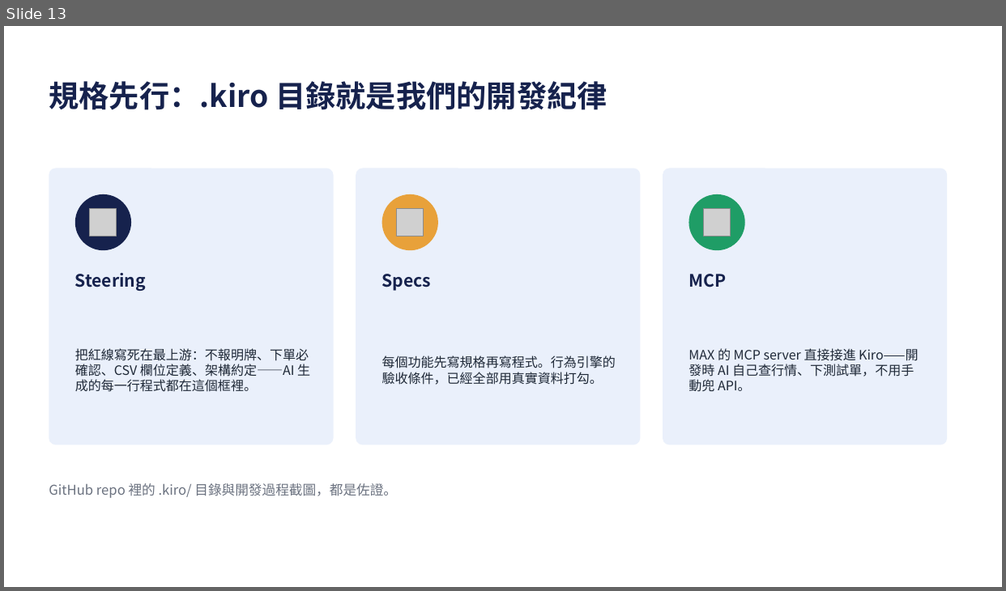
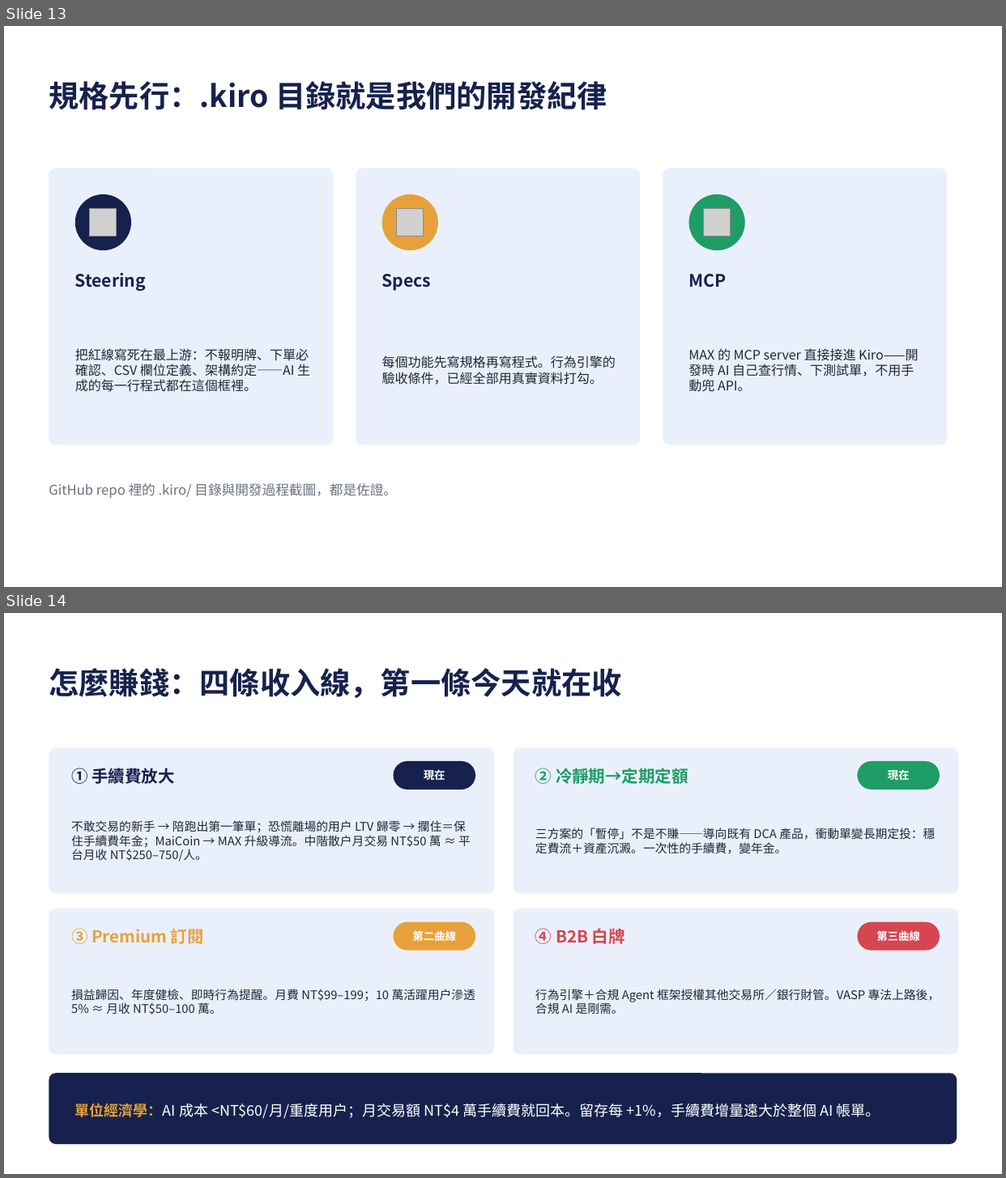
Before and after one commit to giont565/MaiMate, a slide deck: docs/MaiMate_提案簡報.pptx. Shown one above the other, each under a label of ours: slide 13 before the commit, slides 13 and 14 after it. The pictures are 1006x591 and 1006x1178 pixels, drawn with LibreOffice and Linux fonts; fonts in the diff are those of the drawing; grey boxes stand for pictures. Boxes give left, top, right and bottom in pixels: in the first picture for what was removed or moved away, otherwise in the second. Text is boxed around its words. In the diff, an @@ line names an element or a change of style, - is before the commit and + after.

```diff
--- a/docs/MaiMate_提案簡報.pptx
+++ b/docs/MaiMate_提案簡報.pptx
@@ slide 14 added at [4,613,1002,1174], background #FFFFFF @@
@@ text added at [49,668,621,698], 29 pt, text #16224D, bold @@
+怎麼賺錢：四條收入線，第一條今天就在收
@@ rounded rectangle added at [49,747,494,894], fill #EAF0FB @@
@@ rounded rectangle added at [513,747,958,894], fill #EAF0FB @@
@@ text added at [71,768,174,784], 16 pt, text #16224D, bold @@
+① 手續費放大
@@ rounded rectangle added at [394,761,475,790], fill #16224D @@
@@ text added at [424,769,445,780], 10.5 pt, text #FFFFFF, bold @@
+現在
@@ text added at [535,768,688,784], 16 pt, text #1F9D66, bold @@
+② 冷靜期→定期定額
@@ rounded rectangle added at [858,761,940,790], fill #1F9D66 @@
@@ text added at [888,769,910,780], 10.5 pt, text #FFFFFF, bold @@
+現在
@@ text added at [71,820,471,862], 11.5 pt, text #1F2937 @@
+不敢交易的新手 → 陪跑出第一筆單；恐慌離場的用戶 LTV 歸零 → 攔住＝保住手續費年金；MaiCoin → MAX 升級導流。中階散戶月交易 NT$50 萬 ≈ 平台月收 NT$250–750/人。
@@ text added at [535,828,935,854], 11.5 pt, text #1F2937 @@
+三方案的「暫停」不是不賺——導向既有 DCA 產品，衝動單變長期定投：穩定費流＋資產沉澱。一次性的手續費，變年金。
@@ rounded rectangle added at [49,909,494,1054], fill #EAF0FB @@
@@ text added at [71,928,204,944], 16 pt, text #E8A13A, bold @@
+③ Premium 訂閱
@@ rounded rectangle added at [394,922,475,951], fill #E8A13A @@
@@ rounded rectangle added at [513,909,958,1054], fill #EAF0FB @@
@@ text added at [535,928,625,944], 16 pt, text #D64550, bold @@
+④ B2B 白牌
@@ rounded rectangle added at [858,922,940,951], fill #D64550 @@
@@ text added at [412,931,456,941], 10.5 pt, text #FFFFFF, bold @@
+第二曲線
@@ text added at [876,931,920,941], 10.5 pt, text #FFFFFF, bold @@
+第三曲線
@@ text added at [71,989,475,1015], 11.5 pt, text #1F2937 @@
+損益歸因、年度健檢、即時行為提醒。月費 NT$99–199；10 萬活躍用戶滲透 5% ≈ 月收 NT$50–100 萬。
@@ text added at [535,989,940,1014], 11.5 pt, text #1F2937 @@
+行為引擎＋合規 Agent 框架授權其他交易所／銀行財管。VASP 專法上路後，合規 AI 是剛需。
@@ rounded rectangle added at [49,1073,957,1144], fill #16224D @@
@@ text added at [75,1103,880,1118], 14 pt, text #FFFFFF @@
+單位經濟學：AI 成本 <NT$60/月/重度用戶；月交易額 NT$4 萬手續費就回本。留存每 +1%，手續費增量遠大於整個 AI 帳單。
```
Also in this commit, not shown: 1 slide removed, 2 other files.
